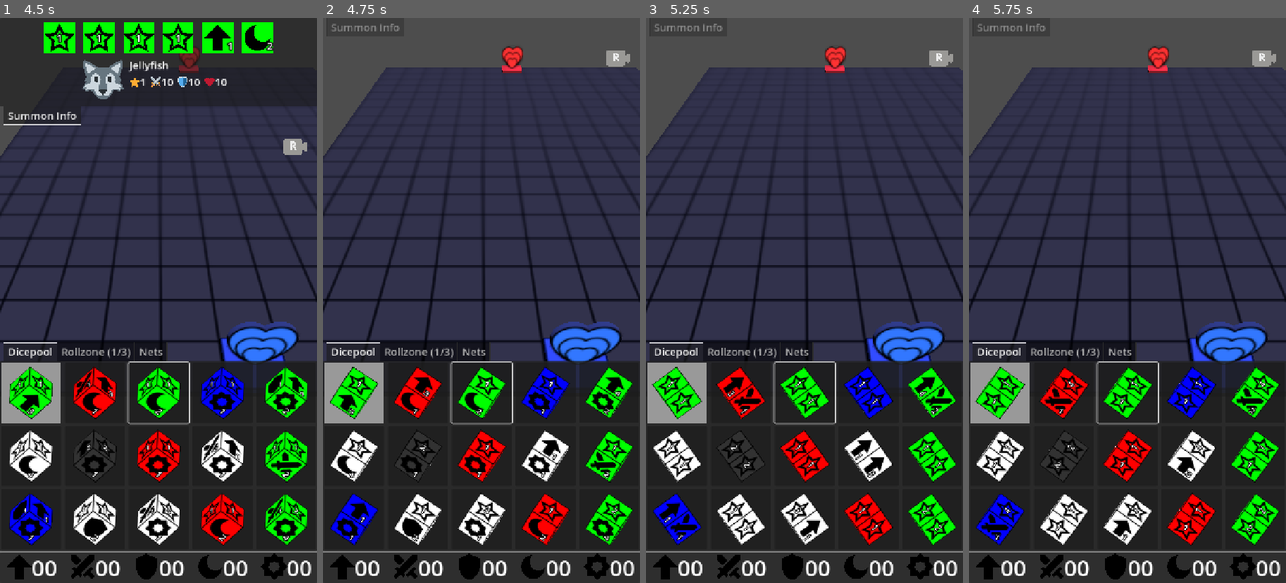
Above: before the commit, frames 1-4 (left to right).
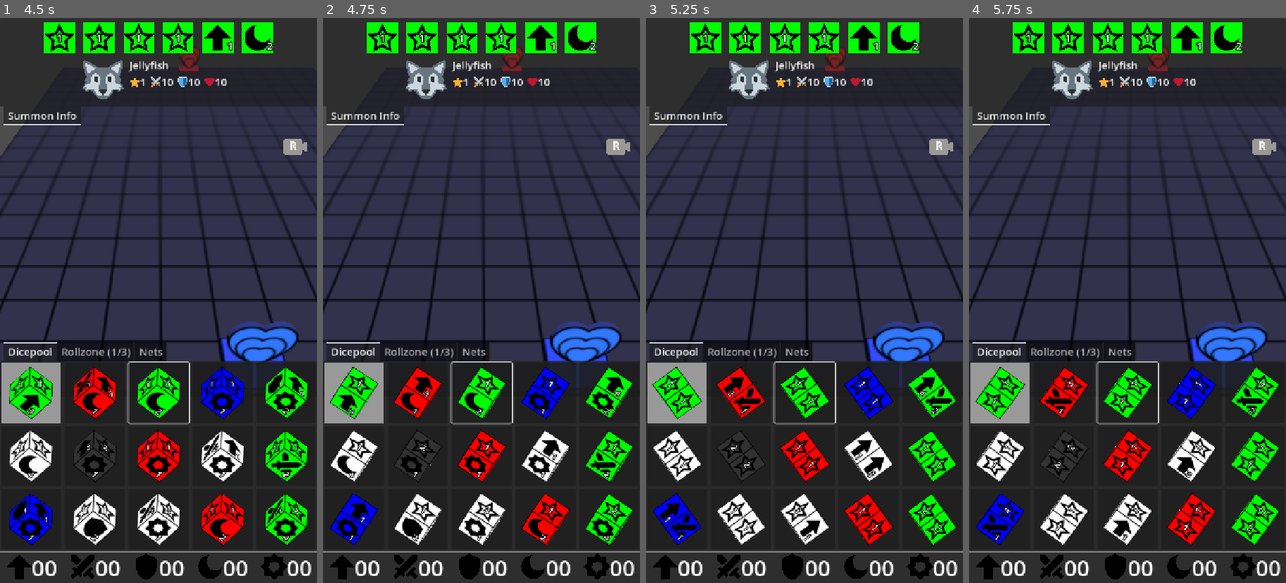
Above: after the commit, the same moments.

Repository: francocurotto/DDMre
Game: Godot game, scene res://scenes/duel.tscn
Same seed, same stepped clock (60 frames per second), same inputs: the game is played once before the commit and once after it.
Inputs (mouse positions are in pixels of both pictures, inside the frame that each line leads up to):
- Up to frame 1 (4.5 s): click (31, 390) at 0.52 s; click (31, 390) at 1.27 s; click (31, 390) at 2.02 s; drag from (158, 232) to (190, 176) at 2.77 s; drag from (95, 328) to (142, 413) at 3.52 s; move the mouse to (190, 176) at 4.27 s; click (190, 176) at 4.42 s
- Up to frame 2 (4.75 s): no input
- Up to frame 3 (5.25 s): drag from (788, 413) to (709, 215) at 5.02 s
- Up to frame 4 (5.75 s): no input

Frame 1 is identical in both runs. In frame 2, 16% of the frame differs, in the area x 0-100%, y 0-25%; in frame 3, 16%; in frame 4, 16%.

Commit message:
progress in movement

Diff:
--- a/source/globals/globals.gd
+++ b/source/globals/globals.gd
@@ -10,7 +10,8 @@
 enum LAYERS {
 	DICE = 1,
 	BASE_TILES = 2,
-	SUMMONS = 4
+	PATH_TILES = 4,
+	SUMMONS = 8
 }
 #endregion
 
--- a/source/project.godot
+++ b/source/project.godot
@@ -40,7 +40,8 @@
 
 3d_physics/layer_1="Dice"
 3d_physics/layer_2="Base Tiles"
-3d_physics/layer_3="Summons"
+3d_physics/layer_3="Path Tiles"
+3d_physics/layer_4="Summons"
 
 [rendering]
 
--- a/source/scenes/dungeon/dungeon.gd
+++ b/source/scenes/dungeon/dungeon.gd
@@ -23,7 +23,7 @@
 #endregion
 
 #region private variables
-var tiles = []
+var base_tiles = []
 var move_cost = 1
 #endregion
 
@@ -39,13 +39,13 @@
 	$Rows/Row19/BaseTile7.overtile.monster_lord = true
 	for row in $Rows.get_children():
 		for tile in row.get_children():
-			tiles.append(tile)
+			base_tiles.append(tile)
 #endregion
 
 #region public functions
 func set_dimnet(net, dimcoor):
 	var net_tiles = get_net_tiles(net, dimcoor)
-	for tile in tiles:
+	for tile in base_tiles:
 		tile.highlight = tile in net_tiles
 
 func move_dimdice(velocity, player, net, return_position):
@@ -129,7 +129,7 @@
 		return $Rows.get_child(coor.y).get_child(coor.x)
 
 func get_summon_tile(summon):
-	for tile in tiles:
+	for tile in base_tiles:
 		if tile.dungobj and tile.dungobj == summon:
 			return tile
 
@@ -182,7 +182,7 @@
 	remove_tiles_highlight()
 
 func remove_tiles_highlight():
-	for tile in tiles:
+	for tile in base_tiles:
 		tile.highlight = false
 
 func apply_dimdice_shake(t: float) -> void:
--- a/source/scenes/dungeon/tiles/path_tile/path_tile.tscn
+++ b/source/scenes/dungeon/tiles/path_tile/path_tile.tscn
@@ -16,7 +16,7 @@
 emission_energy_multiplier = 0.0
 
 [node name="PathTile" type="StaticBody3D"]
-collision_layer = 0
+collision_layer = 4
 collision_mask = 0
 script = ExtResource("1_3wfqi")
 
--- a/source/scenes/dungobj/summon/beast.tscn
+++ b/source/scenes/dungobj/summon/beast.tscn
@@ -30,7 +30,7 @@
 radius = 0.12
 
 [node name="Beast" type="StaticBody3D"]
-collision_layer = 4
+collision_layer = 8
 collision_mask = 0
 script = ExtResource("1_5lyxv")
 
--- a/source/scenes/dungobj/summon/dragon.tscn
+++ b/source/scenes/dungobj/summon/dragon.tscn
@@ -32,7 +32,7 @@
 radius = 0.23
 
 [node name="Dragon" type="StaticBody3D"]
-collision_layer = 4
+collision_layer = 8
 collision_mask = 0
 script = ExtResource("1_isp4i")
 
--- a/source/scenes/dungobj/summon/item.tscn
+++ b/source/scenes/dungobj/summon/item.tscn
@@ -25,7 +25,7 @@
 size = Vector3(0.7, 0.1, 0.56)
 
 [node name="Item" type="StaticBody3D"]
-collision_layer = 4
+collision_layer = 8
 collision_mask = 0
 script = ExtResource("1_8i5wx")
 
--- a/source/scenes/dungobj/summon/spellcaster.tscn
+++ b/source/scenes/dungobj/summon/spellcaster.tscn
@@ -33,7 +33,7 @@
 size = Vector3(0.06, 0.1, 0.645)
 
 [node name="Spellcaster" type="StaticBody3D"]
-collision_layer = 4
+collision_layer = 8
 collision_mask = 0
 script = ExtResource("1_8dmqj")
 
--- a/source/scenes/dungobj/summon/undead.tscn
+++ b/source/scenes/dungobj/summon/undead.tscn
@@ -32,7 +32,7 @@
 size = Vector3(0.16, 0.1, 0.18)
 
 [node name="Undead" type="StaticBody3D"]
-collision_layer = 4
+collision_layer = 8
 collision_mask = 0
 script = ExtResource("1_y1ipp")
 
--- a/source/scenes/dungobj/summon/warrior.tscn
+++ b/source/scenes/dungobj/summon/warrior.tscn
@@ -35,7 +35,7 @@
 size = Vector3(0.06, 0.555, 0.1)
 
 [node name="Warrior" type="StaticBody3D"]
-collision_layer = 4
+collision_layer = 8
 collision_mask = 0
 script = ExtResource("1_ext84")
 
--- a/source/scenes/player_gui/action_button/action_button.gd
+++ b/source/scenes/player_gui/action_button/action_button.gd
@@ -40,6 +40,14 @@
 		change_theme("pressed", COLORS_PRESSED)
 #endregion
 
+#region public functions
+func add_cost(cost):
+	$Cost.text = str(cost)
+
+func disable_cost():
+	$Cost.text = ""
+#endregion
+
 #region private functions
 func change_theme(style_name, colors):
 	var style = get_theme_stylebox(style_name)
--- a/source/scenes/player_gui/action_button/action_button.tscn
+++ b/source/scenes/player_gui/action_button/action_button.tscn
@@ -1,10 +1,10 @@
 [gd_scene load_steps=6 format=3 uid="uid://baq5yryu6nux1"]
 
-[ext_resource type="Texture2D" uid="uid://cri2lnbag5evh" path="res://assets/icons/ENDTURN.svg" id="2_aiwmg"]
+[ext_resource type="Texture2D" uid="uid://ctu2stkxgoxfw" path="res://assets/icons/MOVE.svg" id="1_aiwmg"]
 [ext_resource type="Script" uid="uid://dh5jylny8odw4" path="res://scenes/player_gui/action_button/action_button.gd" id="2_virli"]
 
 [sub_resource type="StyleBoxFlat" id="StyleBoxFlat_4qt54"]
-bg_color = Color(0.7, 0.3, 0.3, 1)
+bg_color = Color(0.3, 0.3, 0.7, 1)
 corner_radius_top_left = 40
 corner_radius_top_right = 40
 corner_radius_bottom_right = 40
@@ -12,7 +12,7 @@
 corner_detail = 15
 
 [sub_resource type="StyleBoxFlat" id="StyleBoxFlat_virli"]
-bg_color = Color(0.5, 0.1, 0.1, 1)
+bg_color = Color(0.1, 0.1, 0.5, 1)
 border_color = Color(0.6, 0.6, 0.6, 1)
 corner_radius_top_left = 40
 corner_radius_top_right = 40
@@ -21,7 +21,7 @@
 corner_detail = 15
 
 [sub_resource type="StyleBoxFlat" id="StyleBoxFlat_aiwmg"]
-bg_color = Color(0.7, 0.3, 0.3, 1)
+bg_color = Color(0.3, 0.3, 0.7, 1)
 corner_radius_top_left = 40
 corner_radius_top_right = 40
 corner_radius_bottom_right = 40
@@ -39,7 +39,23 @@
 theme_override_styles/normal = SubResource("StyleBoxFlat_4qt54")
 theme_override_styles/pressed = SubResource("StyleBoxFlat_virli")
 theme_override_styles/hover = SubResource("StyleBoxFlat_aiwmg")
-icon = ExtResource("2_aiwmg")
+icon = ExtResource("1_aiwmg")
 icon_alignment = 1
 expand_icon = true
 script = ExtResource("2_virli")
+type = "MOVE"
+
+[node name="Cost" type="Label" parent="."]
+layout_mode = 1
+anchors_preset = 3
+anchor_left = 1.0
+anchor_top = 1.0
+anchor_right = 1.0
+anchor_bottom = 1.0
+offset_left = -25.0
+offset_top = -40.0
+grow_horizontal = 0
+grow_vertical = 0
+theme_override_constants/outline_size = 8
+theme_override_font_sizes/font_size = 29
+horizontal_alignment = 2
--- a/source/scenes/player_gui/dungeon_gui/dungeon_buttons/dungeon_buttons.gd
+++ b/source/scenes/player_gui/dungeon_gui/dungeon_buttons/dungeon_buttons.gd
@@ -19,9 +19,15 @@
 func _on_cancel_button_pressed() -> void:
 	visible = false
 	cancel_button_pressed.emit()
+	for button in get_children():
+		button.disable_cost()
 
 func _on_move_button_pressed() -> void:
 	$MoveButton.disabled = true
 	$AttackButton.disabled = true
 	move_button_pressed.emit()
+
+func on_move_path_selected(move_cost):
+	$MoveButton.add_cost(move_cost)
+	$MoveButton.disabled = false
 #endregion
--- a/source/scenes/player_gui/dungeon_gui/dungeon_gui.gd
+++ b/source/scenes/player_gui/dungeon_gui/dungeon_gui.gd
@@ -1,11 +1,11 @@
 extends Control
 
 #region enums
-enum GUI_SUBSTATE {INIT, MOVE, ATTACK}
+enum GUI_SUBSTATE {INIT, MOVE, MOVE2, ATTACK}
 #endregion
 
 #region signals
-signal tile_touched
+signal deactivate_summon_info
 signal summon_touched
 signal dungeon_cancel_button_pressed
 #endregion
@@ -39,6 +39,7 @@
 	player_gui = find_parent("PlayerGUI?")
 	controls.mask = Globals.LAYERS.DICE + \
 		Globals.LAYERS.BASE_TILES + \
+		Globals.LAYERS.PATH_TILES + \
 		Globals.LAYERS.SUMMONS
 	controls.touch_released.connect(on_touch_released)
 	controls.dragging.connect(on_dragging)
@@ -79,26 +80,36 @@
 	print(object)
 	if not object: # object is null, nothing was touched
 		return
-	elif object in Globals.dungeon.tiles: # if object is empty tile
-		on_tile_touched(object)
+	elif object in Globals.dungeon.base_tiles: # if object is base tile
+		on_base_tile_touched(object)
+	elif object.collision_layer == Globals.LAYERS.PATH_TILES: # if object is path tile
+		on_path_tile_touched(object)
 	elif object.collision_layer == Globals.LAYERS.SUMMONS: # if object is summon
 		on_summon_touched(object)
 
-func on_tile_touched(tile):
+func on_base_tile_touched(tile):
 	# if dimdice exists, i.e. if in dimension state and dimdice selected
 	if Globals.dungeon.dimdice:
 		dimdice_position = tile.global_position
 		dimdice_position.y += DIMDICE_Y_POSITION
 		dimcoor = Globals.dungeon.get_tilecoor(tile)
 		Globals.dungeon.on_tile_touched(tile, dimdice_position, player_gui.net)
-		return
 	# case dungeon state
 	elif player_gui.state == Globals.GUI_STATE.DUNGEON:
 		if gui_substate == GUI_SUBSTATE.INIT:
 			deactivate_dungeon_buttons()
-		elif gui_substate == GUI_SUBSTATE.MOVE:
+			deactivate_summon_info.emit()
+
+func on_path_tile_touched(tile):
+	# case dungeon state
+	if player_gui.state == Globals.GUI_STATE.DUNGEON:
+		if gui_substate == GUI_SUBSTATE.MOVE:
 			activate_selected_move_path(tile)
-	tile_touched.emit()
+		else:
+			on_base_tile_touched(tile.base_tile)
+	# if not an implemented case, default to base tile behavior
+	else:
+		on_base_tile_touched(tile.base_tile)
 
 func on_summon_touched(summon):
 	summon_touched.emit(summon)
@@ -211,6 +222,7 @@
 	%EndTurn.visible = true
 
 func activate_selected_move_path(tile):
-	var move_cost = Globals.dungeon.activate_selected_move_path(selected_monster, tile)
-	#TODO: update dungeon buttons
-#endregion
+	gui_substate = GUI_SUBSTATE.MOVE2
+	var move_cost = Globals.dungeon.activate_selected_move_path(selected_monster, tile.base_tile)
+	dungeon_buttons.on_move_path_selected(move_cost)
+#endregion
--- a/source/scenes/player_gui/dungeon_gui/dungeon_gui.tscn
+++ b/source/scenes/player_gui/dungeon_gui/dungeon_gui.tscn
@@ -1,10 +1,11 @@
-[gd_scene load_steps=11 format=3 uid="uid://dh8dx5olkti0o"]
+[gd_scene load_steps=12 format=3 uid="uid://dh8dx5olkti0o"]
 
 [ext_resource type="Script" uid="uid://sak83cm7tdar" path="res://scenes/player_gui/dungeon_gui/dungeon_gui.gd" id="1_1st0o"]
 [ext_resource type="PackedScene" uid="uid://c6mitq2hlr2wj" path="res://scenes/player_gui/touch_controls/touch_controls.tscn" id="2_dk4qo"]
 [ext_resource type="Texture2D" uid="uid://blc6rks53n7u2" path="res://assets/icons/CAMERA_RESET.png" id="3_gjjas"]
 [ext_resource type="PackedScene" uid="uid://baq5yryu6nux1" path="res://scenes/player_gui/action_button/action_button.tscn" id="4_bxgal"]
 [ext_resource type="PackedScene" uid="uid://dft43x10ihd30" path="res://scenes/player_gui/dungeon_gui/dungeon_buttons/dungeon_buttons.tscn" id="5_didtl"]
+[ext_resource type="Texture2D" uid="uid://cri2lnbag5evh" path="res://assets/icons/ENDTURN.svg" id="5_xc1yf"]
 
 [sub_resource type="StyleBoxFlat" id="StyleBoxFlat_didtl"]
 corner_radius_top_left = 40
@@ -111,6 +112,8 @@
 theme_override_styles/hover = SubResource("StyleBoxFlat_xv7m1")
 theme_override_styles/disabled = SubResource("StyleBoxFlat_761ja")
 theme_override_styles/focus = SubResource("StyleBoxFlat_p4chp")
+icon = ExtResource("5_xc1yf")
+type = "ENDTURN"
 
 [node name="DungeonButtons" parent="MarginContainer" instance=ExtResource("5_didtl")]
 unique_name_in_owner = true
--- a/source/scenes/player_gui/info_gui/info_gui.gd
+++ b/source/scenes/player_gui/info_gui/info_gui.gd
@@ -18,9 +18,6 @@
 
 func on_dimdice_selected(dice):
 	activate_dice_info(dice)
-
-func on_tile_touched():
-	deactivate_info()
 
 func on_summon_touched(summon):
 	activate_summon_info(summon)
--- a/source/scenes/player_gui/player_gui.gd
+++ b/source/scenes/player_gui/player_gui.gd
@@ -60,7 +60,7 @@
 	$DiceGUI.rollzone.dimdice_selected.connect($InfoGUI.on_dimdice_selected)
 	$DiceGUI.rollzone.dimdice_selected.connect($DungeonGUI.on_dimdice_selected)
 	$DuelCamera.camera_moved.connect(func(): dungeon_gui.camera_reset.visible=true)
-	$DungeonGUI.tile_touched.connect($InfoGUI.on_tile_touched)
+	$DungeonGUI.deactivate_summon_info.connect($InfoGUI.deactivate_info)
 	$DungeonGUI.summon_touched.connect($InfoGUI.on_summon_touched)
 	$DungeonGUI.dungeon_cancel_button_pressed.connect($InfoGUI.deactivate_info)
 	# setup dungeon_gui
Not shown, changed: TODO.md
